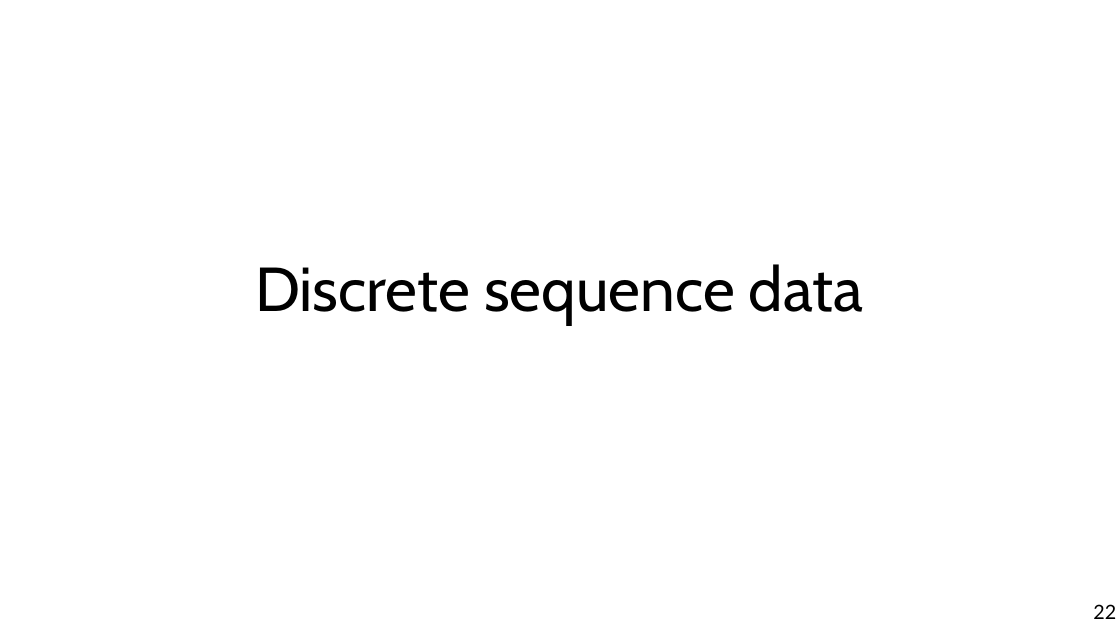
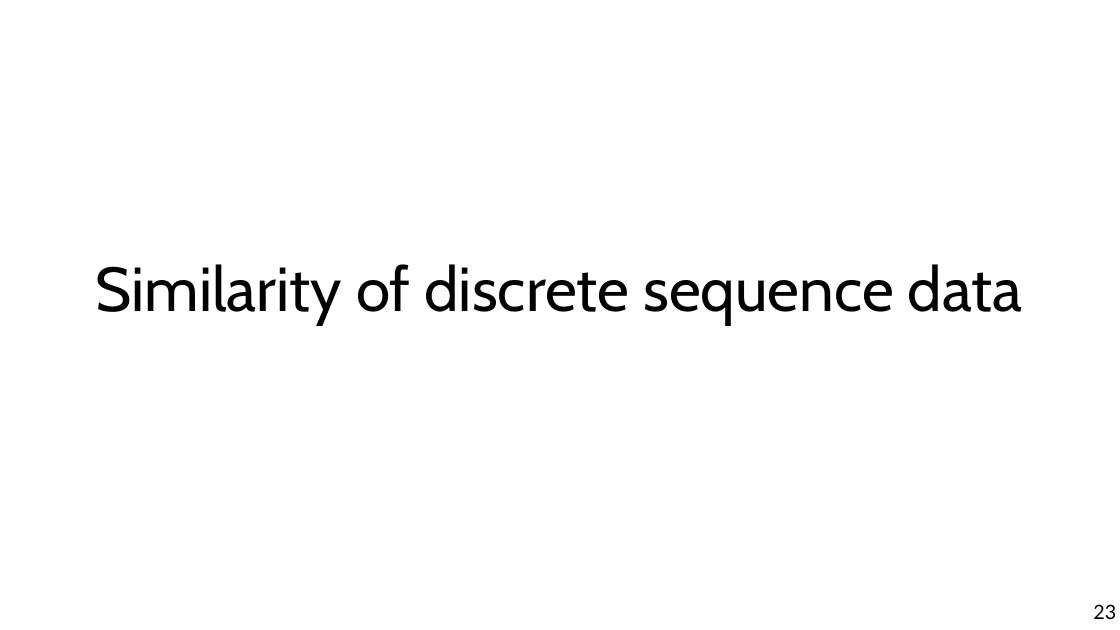
Before and after one commit to chatox/data-mining-course, a slide deck: slide 23 of theory/odp/tt07_sim_beyond_numerical.odp (slide 22 before the commit). Drawn at 1120x630 pixels with LibreOffice and Linux fonts; fonts in the diff are those of the drawing. Boxes give left, top, right and bottom in pixels: in the first picture for what was removed or moved away, otherwise in the second. Text is boxed around its words. In the diff, an @@ line names an element or a change of style, - is before the commit and + after.

```diff
--- a/theory/odp/tt07_sim_beyond_numerical.odp
+++ b/theory/odp/tt07_sim_beyond_numerical.odp
@@ title at box(96, 264, 1022, 324): text changed @@
-Discrete sequence data
+Similarity of discrete sequence data
@@ page number at box(1093, 604, 1116, 619): text changed @@
-22
+23
```
Also in this commit, not shown: 15 other slides changed, 2 slides added, 1 other file.
